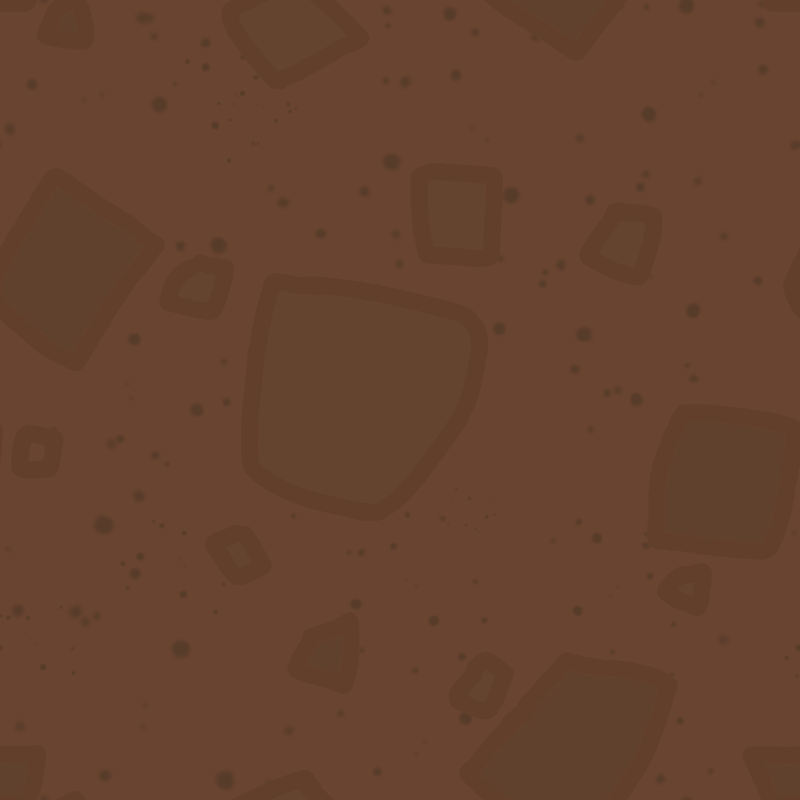
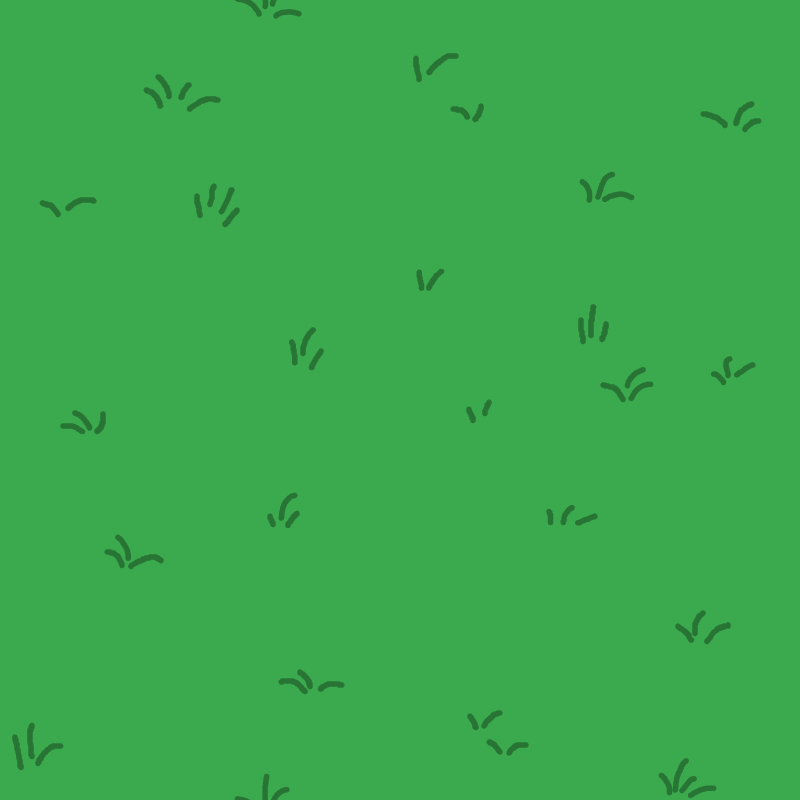
Revision of a layered 800px x 800px image; what changed, layer by layer:
renamed "Screenshot 2026-10-28 at 8.11.34 AM.png" to "Background", moved it out of group "Reference", painted on it over left=0, top=0, right=800, bottom=800
removed layer "Dirt Chunks" over left=0, top=0, right=800, bottom=800
removed layer "Light Blotches" over left=0, top=0, right=800, bottom=800
removed layer "Bg" over left=0, top=0, right=800, bottom=800
